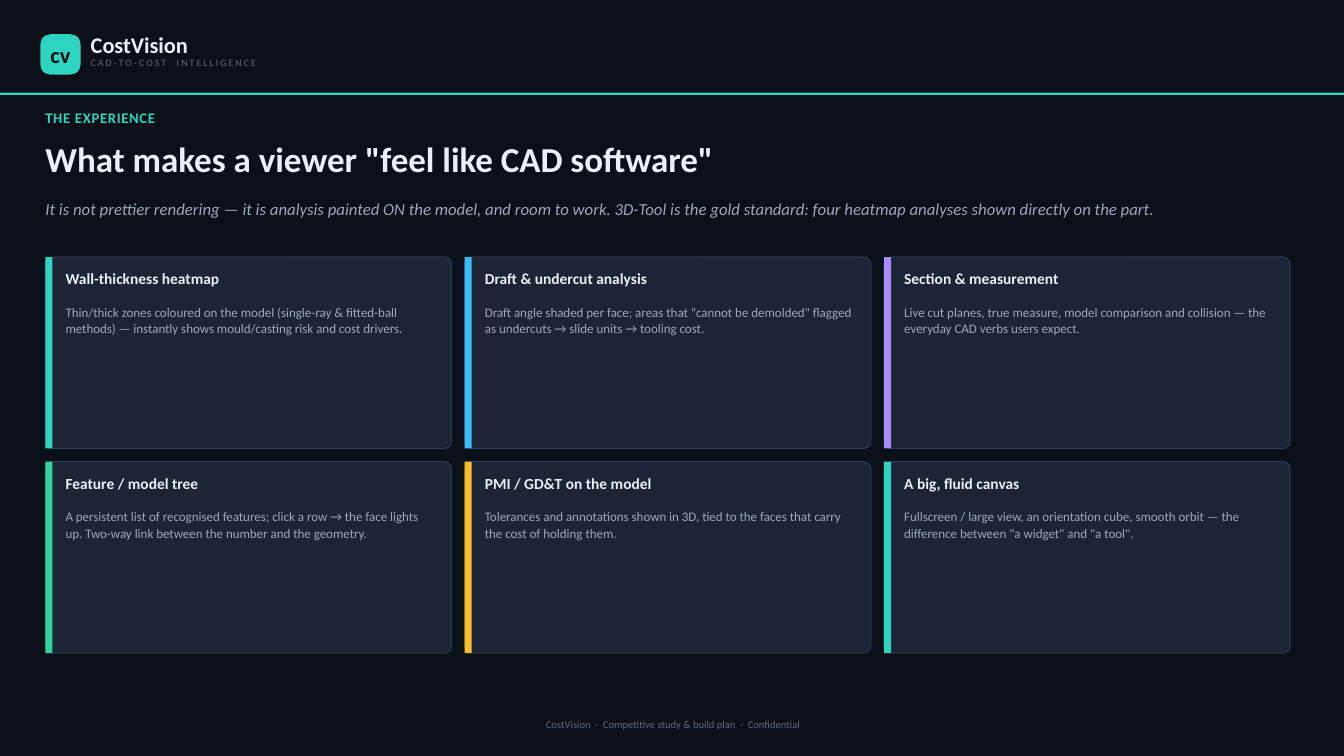
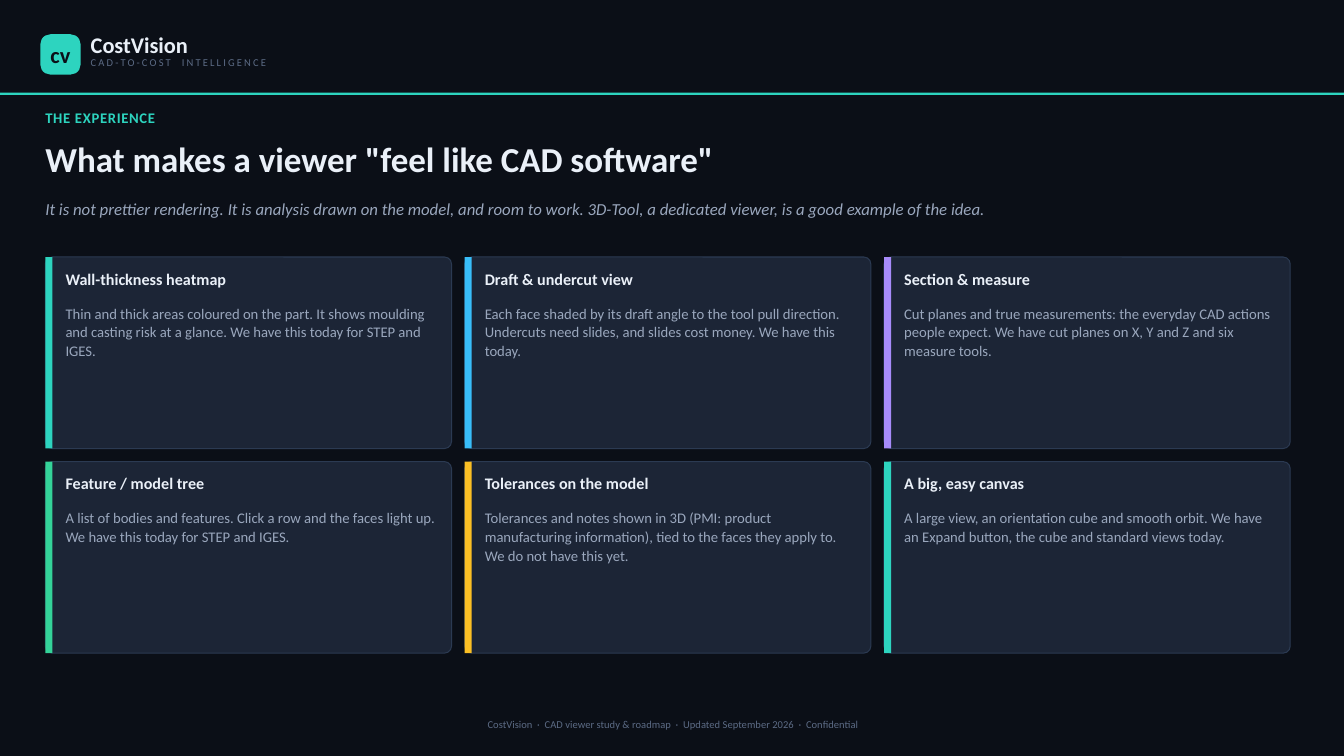
Before and after one commit to bhosaleavinash546/leamington-marathi, a slide deck: slide 5 of CostVision-3D-CAD-Viewer-Study-and-Roadmap.pptx. Drawn at 1344x756 pixels with LibreOffice and Linux fonts; fonts in the diff are those of the drawing. Boxes give left, top, right and bottom in pixels: in the first picture for what was removed or moved away, otherwise in the second. Text is boxed around its words. In the diff, an @@ line names an element or a change of style, - is before the commit and + after.

```diff
--- a/CostVision-3D-CAD-Viewer-Study-and-Roadmap.pptx
+++ b/CostVision-3D-CAD-Viewer-Study-and-Roadmap.pptx
@@ text "CAD-TO-COST INTELLIGENCE" at bbox=[91, 59, 266, 66]: size 7 to 7.5 pt @@
@@ text at bbox=[45, 203, 984, 218]: text changed @@
-It is not prettier rendering — it is analysis painted ON the model, and room to work. 3D-Tool is the gold standard: four heatmap analyses shown directly on the part.
+It is not prettier rendering. It is analysis drawn on the model, and room to work. 3D-Tool, a dedicated viewer, is a good example of the idea.
@@ text "Wall-thickness heatmap" at bbox=[66, 273, 226, 288]: size 11 to 11.5 pt @@
@@ text at bbox=[485, 273, 633, 285]: text changed; size 11 to 11.5 pt @@
-Draft & undercut analysis
+Draft & undercut view
@@ text at bbox=[904, 274, 1030, 285]: text changed; size 11 to 11.5 pt @@
-Section & measurement
+Section & measure
@@ text at bbox=[66, 309, 425, 356]: text changed; size 9.3 to 10.5 pt @@
-Thin/thick zones coloured on the model (single-ray & fitted-ball methods) — instantly shows mould/casting risk and cost drivers.
+Thin and thick areas coloured on the part. It shows moulding and casting risk at a glance. We have this today for STEP and IGES.
@@ text at bbox=[485, 309, 840, 359]: text changed; size 9.3 to 10.5 pt @@
-Draft angle shaded per face; areas that "cannot be demolded" flagged as undercuts → slide units → tooling cost.
+Each face shaded by its draft angle to the tool pull direction. Undercuts need slides, and slides cost money. We have this today.
@@ text at bbox=[904, 309, 1270, 356]: text changed; size 9.3 to 10.5 pt @@
-Live cut planes, true measure, model comparison and collision — the everyday CAD verbs users expect.
+Cut planes and true measurements: the everyday CAD actions people expect. We have cut planes on X, Y and Z and six measure tools.
@@ text "Feature / model tree" at bbox=[66, 477, 204, 489]: size 11 to 11.5 pt @@
@@ text at bbox=[485, 477, 648, 489]: text changed; size 11 to 11.5 pt @@
-PMI / GD&T on the model
+Tolerances on the model
@@ text at bbox=[904, 477, 1024, 492]: text changed; size 11 to 11.5 pt @@
-A big, fluid canvas
+A big, easy canvas
@@ text at bbox=[66, 513, 435, 545]: text changed; size 9.3 to 10.5 pt @@
-A persistent list of recognised features; click a row → the face lights up. Two-way link between the number and the geometry.
+A list of bodies and features. Click a row and the faces light up. We have this today for STEP and IGES.
@@ text at bbox=[485, 512, 836, 564]: text changed; size 9.3 to 10.5 pt @@
-Tolerances and annotations shown in 3D, tied to the faces that carry the cost of holding them.
+Tolerances and notes shown in 3D (PMI: product manufacturing information), tied to the faces they apply to. We do not have this yet.
@@ text at bbox=[904, 513, 1262, 545]: text changed; size 9.3 to 10.5 pt @@
-Fullscreen / large view, an orientation cube, smooth orbit — the difference between "a widget" and "a tool".
+A large view, an orientation cube and smooth orbit. We have an Expand button, the cube and standard views today.
@@ text at bbox=[488, 721, 858, 730]: text changed @@
-CostVision · Competitive study & build plan · Confidential
+CostVision · CAD viewer study & roadmap · Updated September 2026 · Confidential
```
Also in this commit, not shown: 14 other slides changed, 1 slide added, 1 slide removed, 1 other file.
